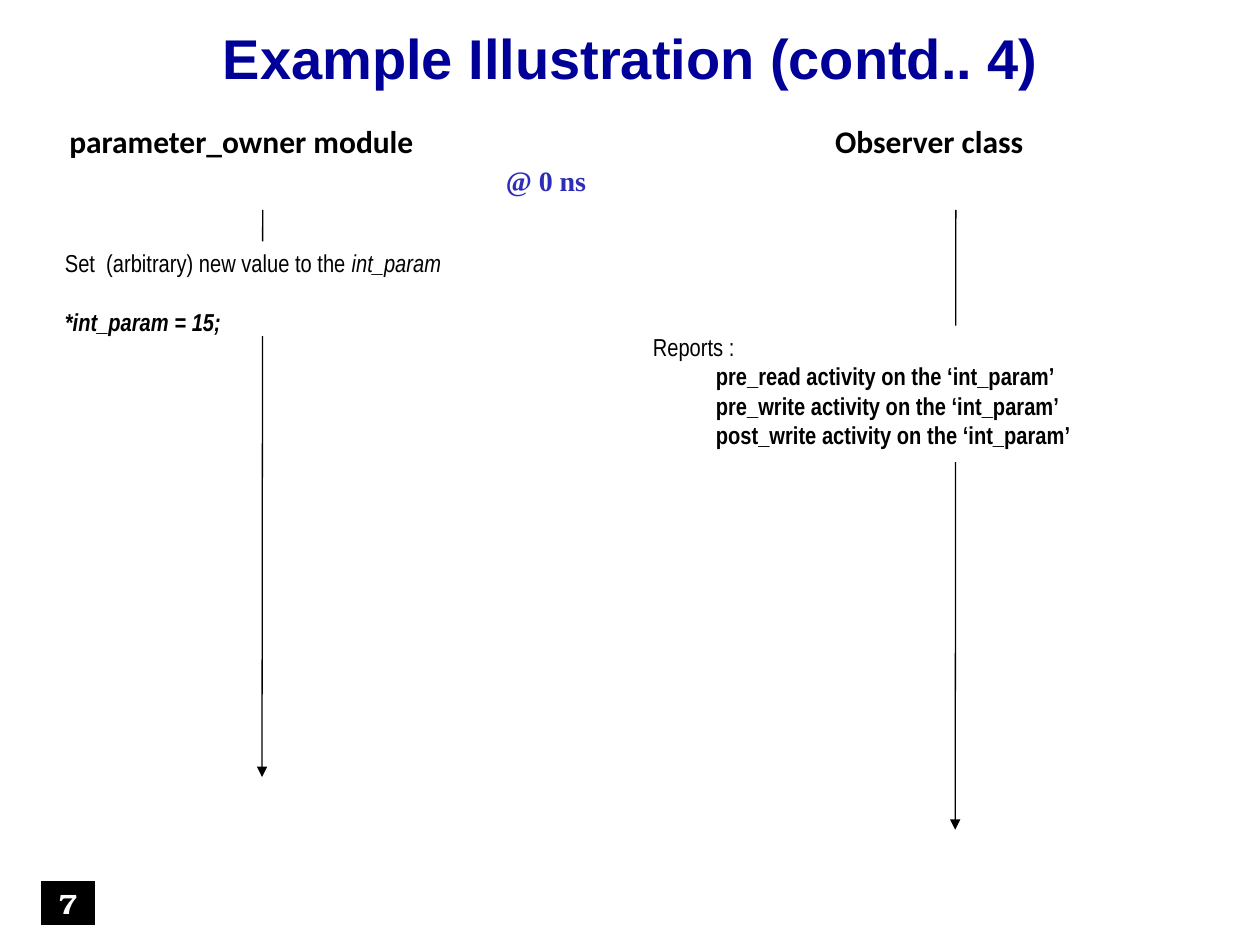
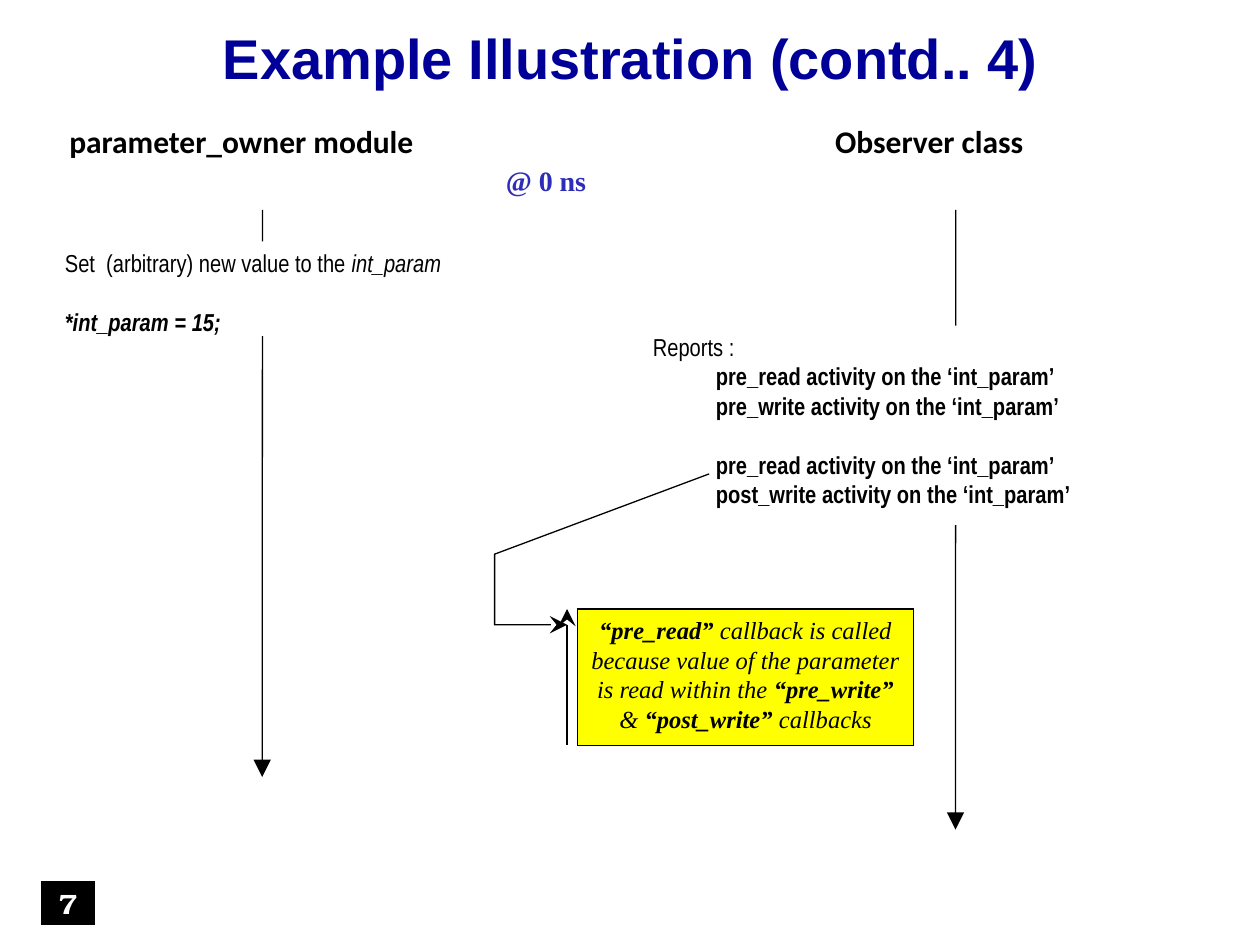
Before and after one commit to accellera-official/cci, a slide deck: slide 7 of examples/ex20_Tracing_Parameter_Activity/docs/ex20_Tracing_Parameter_Activity.ppt. Drawn at 1260x945 pixels with LibreOffice and Linux fonts; fonts in the diff are those of the drawing; background and template pictures are left out. Boxes give left, top, right and bottom in pixels: in the first picture for what was removed or moved away, otherwise in the second. Text is boxed around its words. In the diff, an @@ line names an element or a change of style, - is before the commit and + after.

Commit message:
Few Updates & Deletes
1.  Updates Section :
     a.  Updated ex#7 to demonstrate cci_value support for cci::cnf::cci_param by setting and querying
         their values using 'set_value' and 'get_value' APIs
     b.  Updated ex#20 in regard to the logging (code flow remains the same)

2.  Deletes Section :
     a.  Deleted all the local README.txt files within the examples (previously created for maintaining
         examples status)

1.  Updates Section :
     c.  Presentations for ex#7 and ex#20 updated accordingly

```diff
--- a/examples/ex20_Tracing_Parameter_Activity/docs/ex20_Tracing_Parameter_Activity.ppt
+++ b/examples/ex20_Tracing_Parameter_Activity/docs/ex20_Tracing_Parameter_Activity.ppt
@@ text at (653, 339, 1070, 508): text changed @@
-Reports :
-pre_read activity on the ‘int_param’
-pre_write activity on the ‘int_param’
-post_write activity on the ‘int_param’
+Reports :
+pre_read activity on the ‘int_param’
+pre_write activity on the ‘int_param’
+pre_read activity on the ‘int_param’
+post_write activity on the ‘int_param’
@@ freeform shape added at (577, 609, 914, 745), fill #FFFF00, outline #000000 0.74 pt, 14 pt, text #000000, italic @@
+“pre_read” callback is called because value of the parameter is read within the “pre_write” & “post_write” callbacks
```
Also in this commit, not shown: 10 other slides changed, 19 other files.
